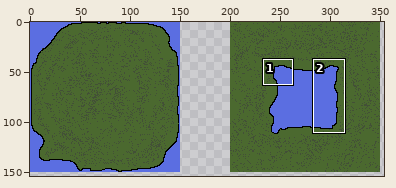
Edited in one commit: pixel-art file (assets/images/tilemap.ase). Above: a wide view before the commit, with the close-up outlined.
Close-up. First the earlier version:
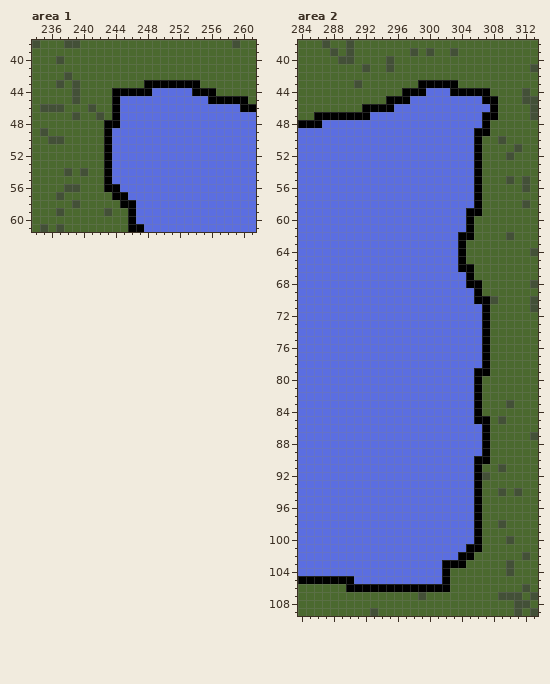
400x400 pixels, 1 frame. Shown: area 1: x 234..261, y 38..61; area 2: x 284..313, y 38..109. The wide view leaves out empty margins. The commit also changed other parts of the picture, which this record leaves out.
And afterwards:
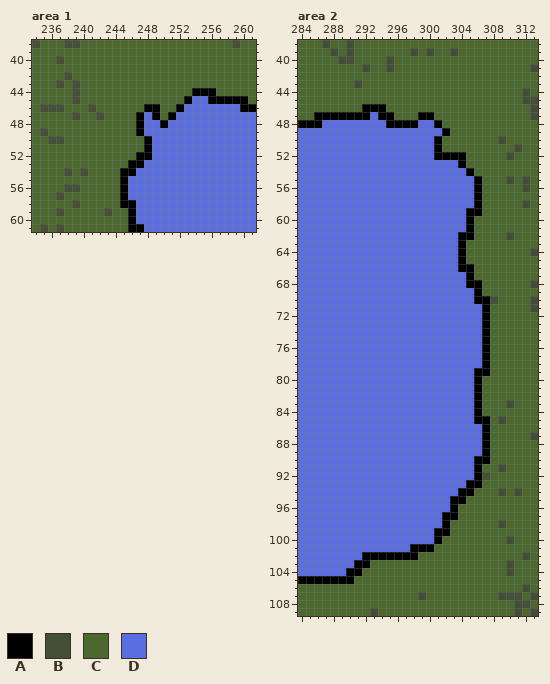
Palette (. is transparent): A #000000  B #435037  C #4b692f  D #5b6ee1
Change:
Area 1, layer "Tilemap 1":
y 43: x 248..254 AAAAAAA -> CCCCCCC
y 44: x 244..253 AAAAADDDDD -> CCCCCCCCCC
y 45: x 244..253 ADDDDDDDDD -> CCCCCCCCCA
y 46: x 244..252 ADDDDDDDD -> CCCCAACCA
y 47: x 244..247 ADDD -> CCCA; x 249..251 DDD -> ACA
y 48: x 243..247 AADDD -> CCCCA; x 250 D -> A
y 49: x 243..247 ADDDD -> CCCCA
y 50..51: x 243..248 ADDDDD -> CCCCCA
y 52: x 243..248 ADDDDD -> CCCCAA
y 53: x 243..247 ADDDD -> CCCAA
y 54: x 243..246 ADDD -> CCAA
y 55: x 243..245 ADD -> CCA
y 56: x 243..245 AAD -> CCA
y 57: x 244 A -> C
Area 2, layer "Tilemap 1":
y 43: x 299..303 AAAAA -> CCCCC
y 44: x 297..307 AAADDDAAAAA -> CCCCCCCCCCC
y 45: x 295..308 AAADDDDDDDDDAA -> CCCCCCCCCCCCCC
y 46: x 295..308 ADDDDDDDDDDDDA -> CCCCCCCCCCCCCC
y 47: x 294..308 DDDDDDDDDDDDDAA -> AACCCAACCCCCCCC
y 48: x 295..298 DDDD -> AAAA; x 301..307 DDDDDDA -> ACCCCCC
y 49: x 302..307 DDDDAA -> ACCCCC
y 50..51: x 301..306 DDDDDA -> ACCCCC
y 52: x 301..306 DDDDDA -> AAAACC
y 53: x 304..306 DDA -> ACC
y 54: x 305..306 DA -> AC
y 93: x 305 D -> A
y 94: x 304..306 DDA -> AAC
y 95: x 303..306 DDDA -> AACC
y 96: x 303..306 DDDA -> ACCC
y 97: x 302..306 DDDDA -> AACCC
y 98: x 302..306 DDDDA -> ACCCC
y 99: x 301..306 DDDDDA -> AACCCC
y 100: x 301..306 DDDDDA -> ACCCCC
y 101: x 298..306 DDDDDDDAA -> AAACCCCCC
y 102: x 292..305 DDDDDDDDDDDDAA -> AAAAAAACCCCCCC
y 103: x 291..304 DDDDDDDDDDDAAA -> AACCCCCCCCCCCC
y 104: x 290..302 DDDDDDDDDDDDA -> AACCCCCCCCCCC
y 105: x 291..302 DDDDDDDDDDDA -> CCCCCCCCCCCC
y 106: x 290..302 AAAAAAAAAAAAA -> CCCCCCCCCCCCC
Where, in picture pixels (left, top, right, bottom), the same in both close-ups:
changed: (104, 80, 200, 200)
changed: (378, 80, 498, 176)
changed: (346, 480, 482, 592)
